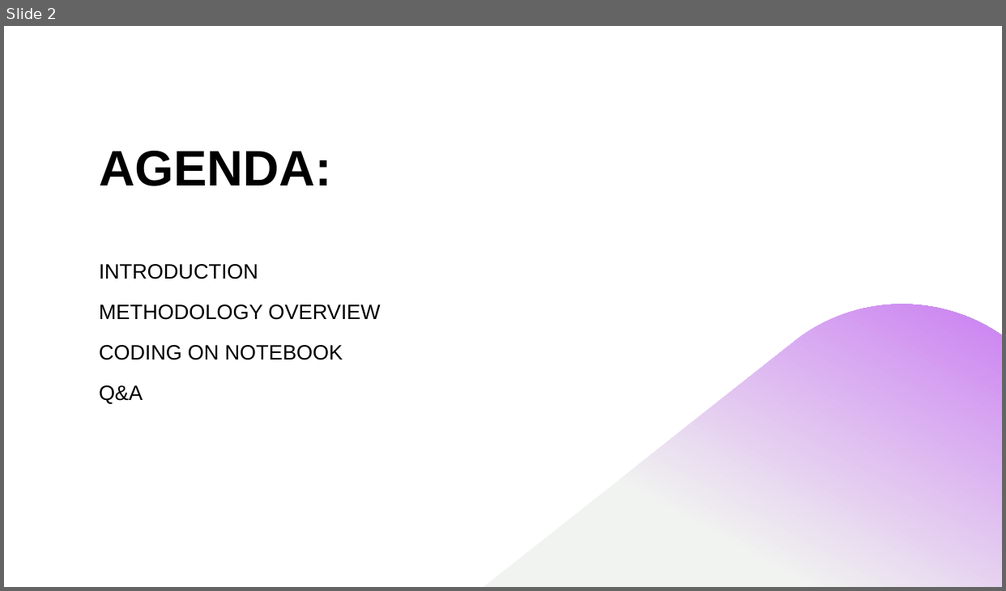
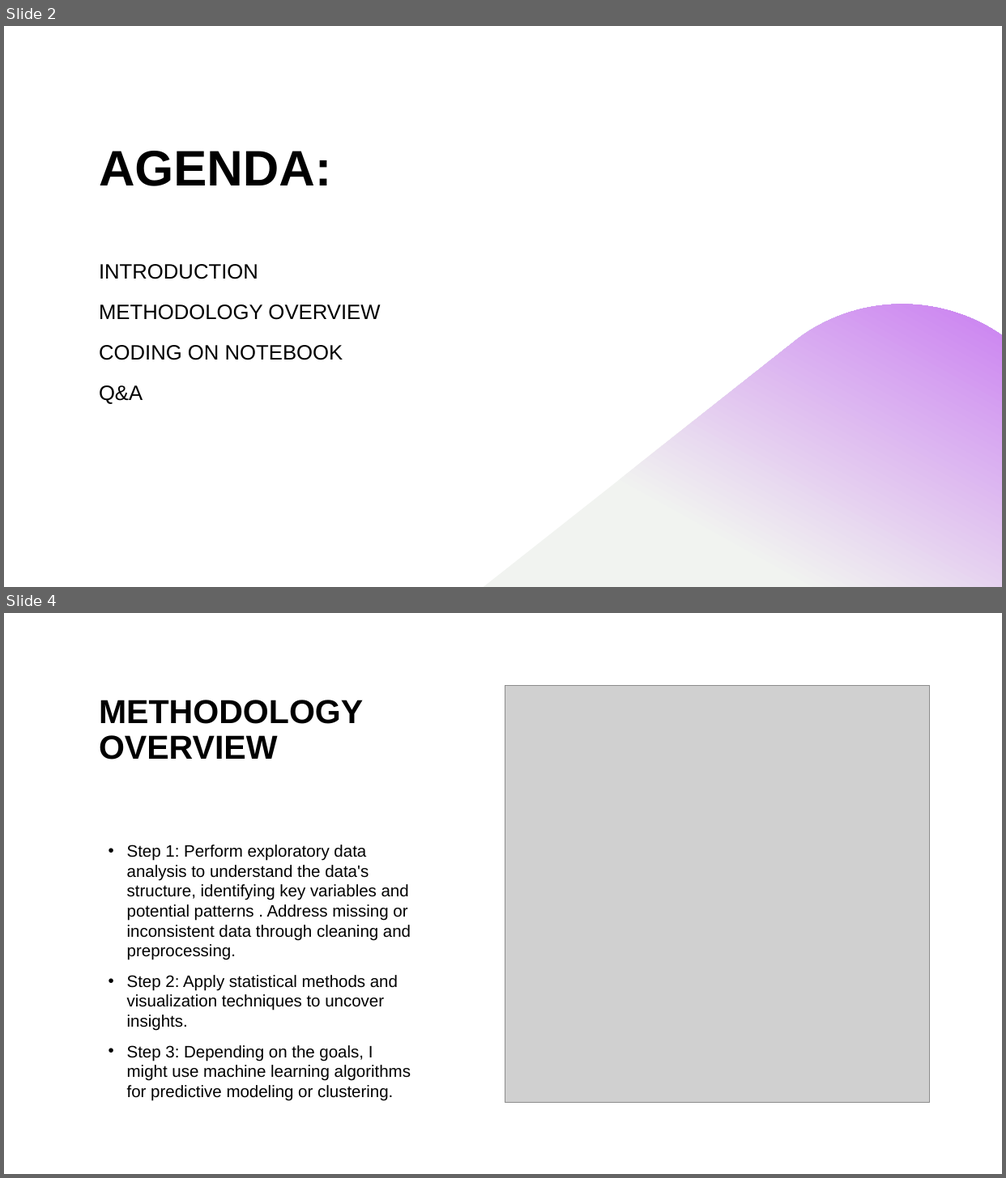
Before and after one commit to doannhu/credit_card_dataset_analysis, a slide deck: CREDIT CARD CUSTOMER PRESENTATION.pptx. Shown one above the other, each under a label of ours: slide 2 before the commit, slides 2 and 4 after it; the slides between them are not shown. The pictures are 1006x591 and 1006x1178 pixels, drawn with LibreOffice and Linux fonts; fonts in the diff are those of the drawing; grey boxes stand for pictures. Boxes give left, top, right and bottom in pixels: in the first picture for what was removed or moved away, otherwise in the second. Text is boxed around its words. In the diff, an @@ line names an element or a change of style, - is before the commit and + after.

```diff
--- a/CREDIT CARD CUSTOMER PRESENTATION.pptx
+++ b/CREDIT CARD CUSTOMER PRESENTATION.pptx
@@ slide 4 added at (4, 613, 1002, 1174), background #FFFFFF; not listed: 1 template element that a slide beside it also shows @@
@@ rectangle added at (4, 613, 1002, 1174), fill #FFFFFF @@
@@ title added at (99, 700, 363, 760), 32 pt, text #000000, bold @@
+METHODOLOGY OVERVIEW
@@ picture added at (505, 686, 929, 1102) @@
@@ subtitle added at (127, 845, 411, 1101), 16 pt, text #000000 @@
+• Step 1: Perform exploratory data analysis to understand the data's structure, identifying key variables and potential patterns . Address missing or inconsistent data through cleaning and preprocessing.
+• Step 2: Apply statistical methods and visualization techniques to uncover insights.
+• Step 3: Depending on the goals, I might use machine learning algorithms for predictive modeling or clustering.
```
Also in this commit, not shown: 21 other slides added, 2 other files.
